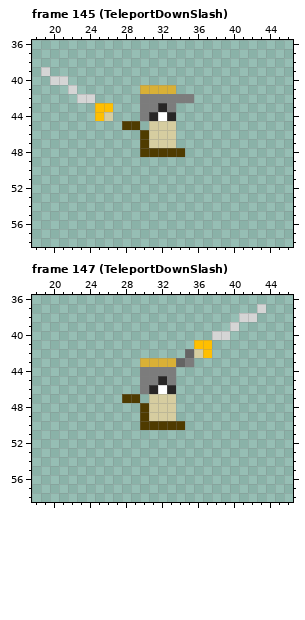
Pixel-art file, stored at GWS/Sprites/Movesets/HL Moveset/HL_Full_Moveset.ase. The first picture shows the starting point.
64x64 pixels, 268 frames. Shown: frame 145 (TeleportDownSlash): x 18..46, y 36..58; frame 147 (TeleportDownSlash): x 18..46, y 36..58. The commit also changed other frames, which this record leaves out.
And afterwards:
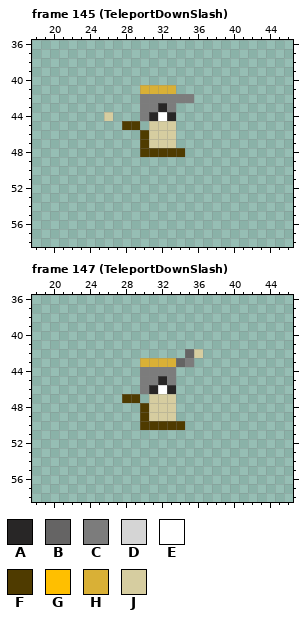
Palette (. is transparent): A #282626  B #656464  C #7c7c7c  D #d5d5d5  E #ffffff  F #4f3b00  G #ffbf00  H #d9b036  J #d6cda0
What changed:
--- frame 145 (TeleportDownSlash), layer "Flattened"
@@ x 18..28 @@
 38 ...........
-39 .D.........
-40 ..DD.......
-41 ....D......
-42 .....DD....
-43 .......GG..
-44 .......GJ..
+39 ...........
+40 ...........
+41 ...........
+42 ...........
+43 ...........
+44 ........J..
 45 ..........F
--- frame 147 (TeleportDownSlash), layer "Flattened"
@@ x 34..45 @@
 36 ............
-37 .........D..
-38 .......DD...
-39 ......D.....
-40 ....DD......
-41 ..GG........
-42 .BJG........
+37 ............
+38 ............
+39 ............
+40 ............
+41 ............
+42 .BJ.........
 43 BC..........
